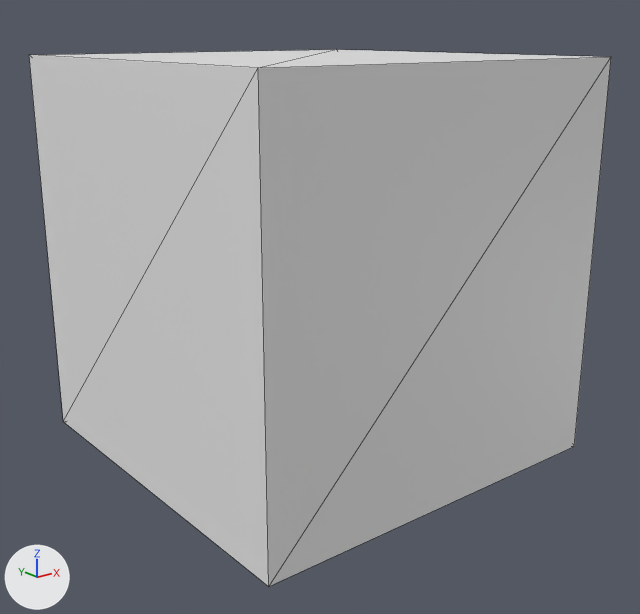
An edit to the OBJ model Project/Assets/Models/GameScene/SubPlayer/subPlayerBody.obj, drawn before and after from the same camera.
Rendered twice from a camera (50 mm lens) standing at (-2.72, -3.48, 1.11) and looking at (-0.01, -0.09, -0.24). Every picture has the same lights, and +X, +Y and +Z are marked at lower left. Mesh edges are drawn as thin lines. Materials are left out; every surface is plain grey. Where no turn or scale is listed for an object, it has been applied to the vertices. Vertices at the same position are counted once.
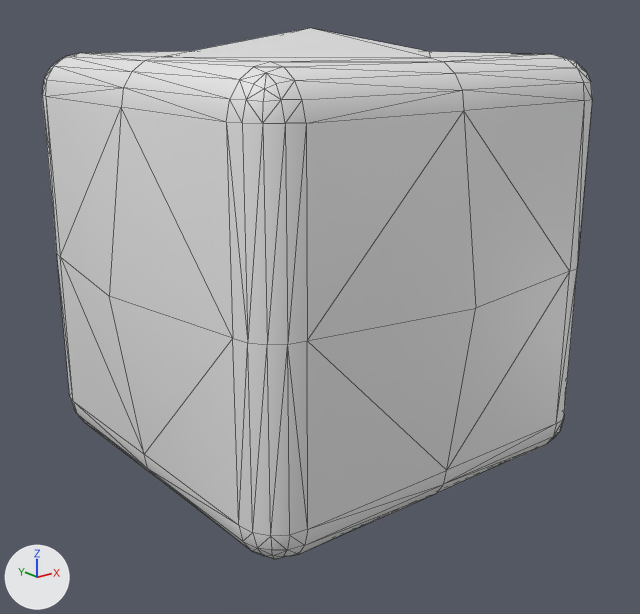
Pixel boxes (x1, y1, x2, y2) of what changed, in the pictures (640 x 614 px):
'Mesh_0', reshaped
    before: (29, 50, 611, 586)
    after: (42, 28, 592, 559)
part 1 of me_mesh_0, built on
    before: (29, 50, 611, 586)
    after: (42, 28, 592, 559)

What the commit changed:
me_mesh_0 is used by ob_mesh_0; location (0.0, 0.0, 0.0).
me_mesh_0 had 8 vertices, 12 faces and spanned x -0.99..0.99, y -0.99..0.99, z -0.99..0.99.
me_mesh_0 now has 218 vertices, 432 faces and spans x -1.12..1.12, y -1.12..1.12, z -1.12..1.12.
me_mesh_0 part 1: 8 vertices removed from x -0.99..0.99, y -0.99..0.99, z -0.99..0.99; 218 vertices added at x -1.12..1.12, y -1.12..1.12, z -1.12..1.12.
me_mesh_0 part 2: the surface is now shaded smooth.
